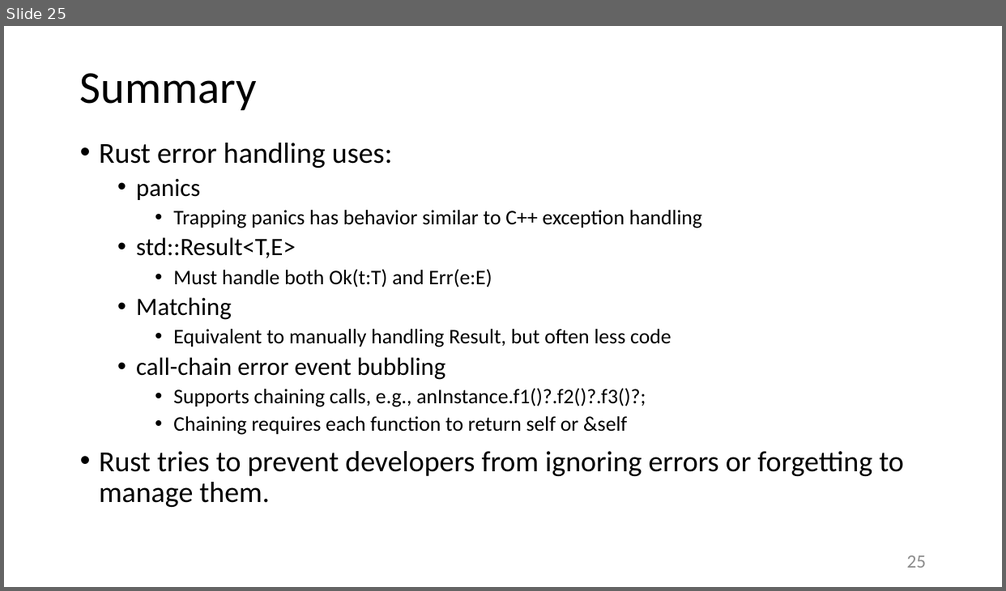
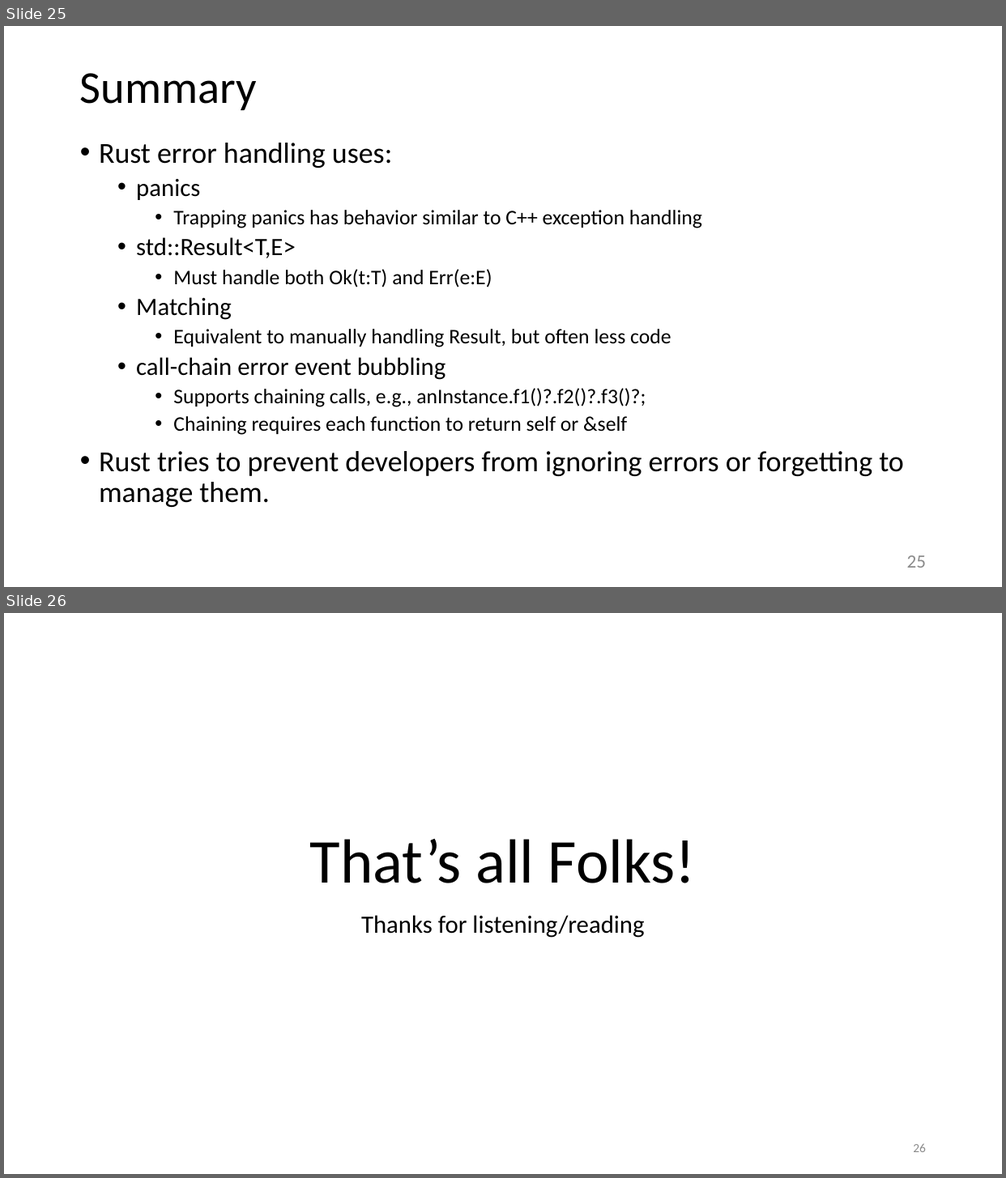
Before and after one commit to JimFawcett/JimFawcett.github.io, a slide deck: Resources/RustErrorHandling.pptx. Shown one above the other, each under a label of ours: slide 25 before the commit, slides 25 and 26 after it. The pictures are 1006x591 and 1006x1178 pixels, drawn with LibreOffice and Linux fonts; fonts in the diff are those of the drawing. Boxes give left, top, right and bottom in pixels: in the first picture for what was removed or moved away, otherwise in the second. Text is boxed around its words. In the diff, an @@ line names an element or a change of style, - is before the commit and + after.

```diff
--- a/Resources/RustErrorHandling.pptx
+++ b/Resources/RustErrorHandling.pptx
@@ slide 26 added at (4, 613, 1002, 1174), background #FFFFFF @@
@@ title added at (310, 839, 696, 884), 60 pt, text #000000 @@
+That’s all Folks!
@@ subtitle added at (361, 915, 644, 938), 24 pt, text #000000 @@
+Thanks for listening/reading
@@ page number added at (913, 1144, 926, 1152), 12 pt, text #8C8C8C @@
+26
```
Also in this commit, not shown: 1 slide changed, 1 other file.
